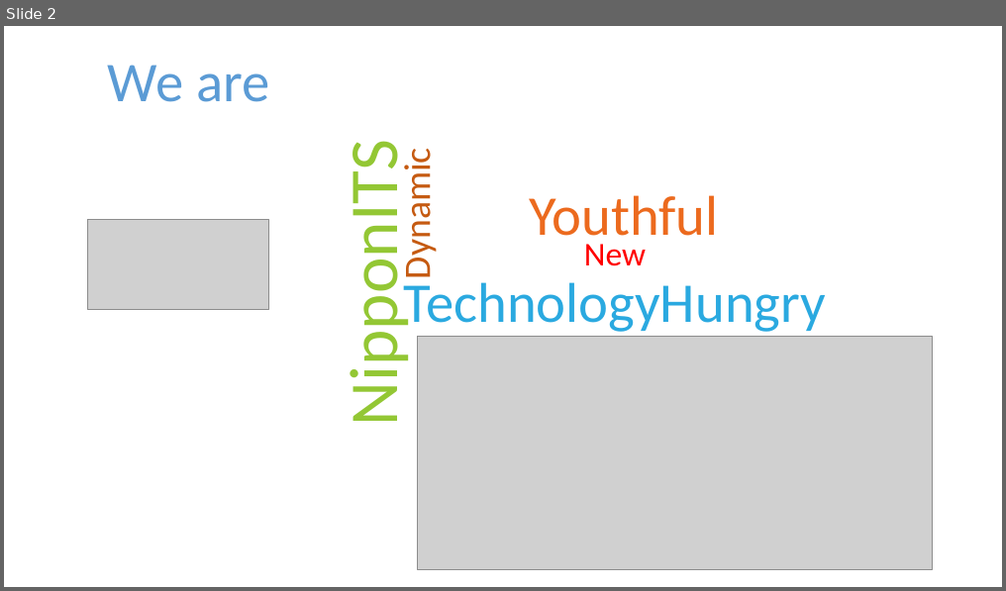
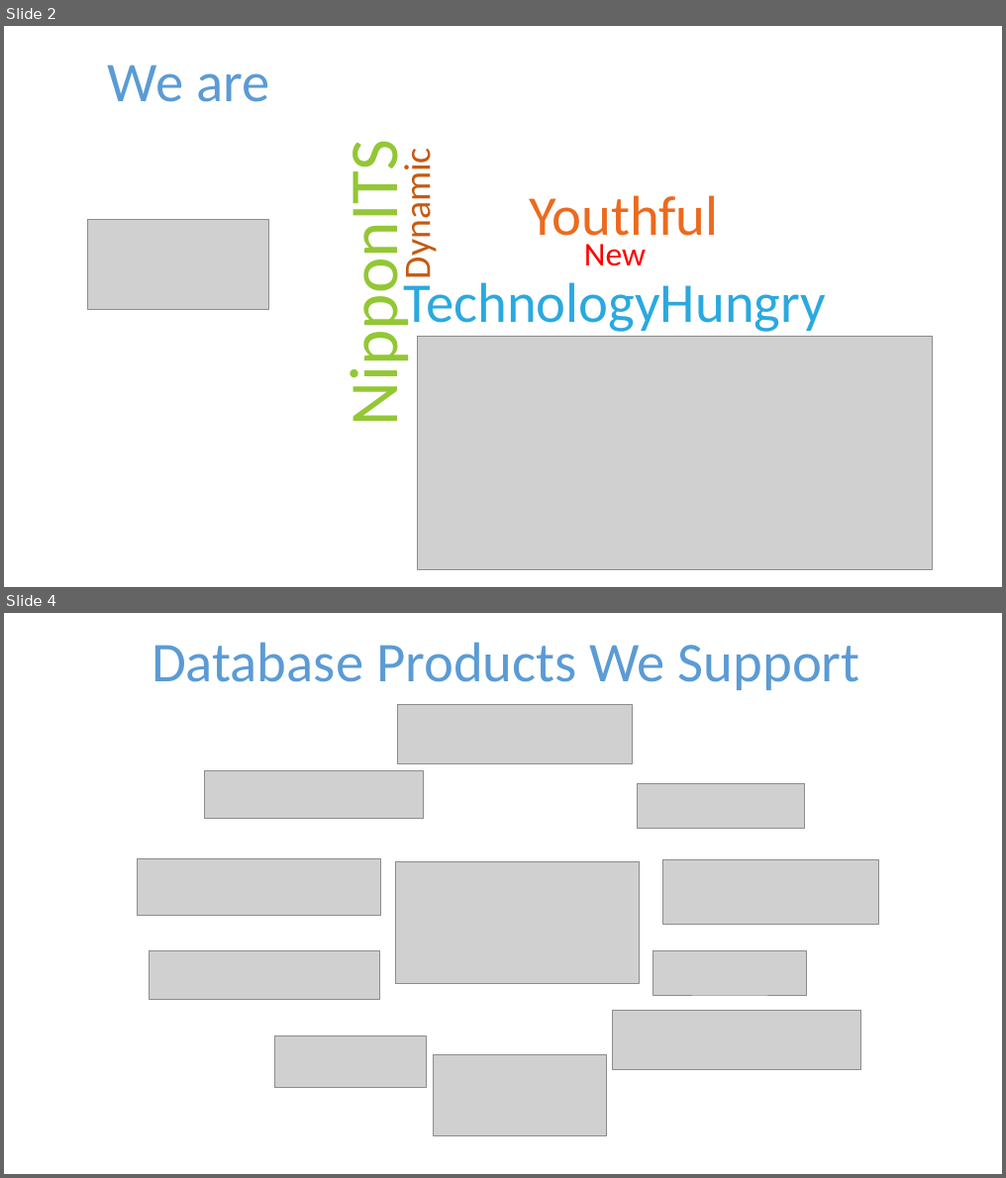
Before and after one commit to NipponITS/Nipponwebsite, a slide deck: video/Nippon IT Solutions.pptx. Shown one above the other, each under a label of ours: slide 2 before the commit, slides 2 and 4 after it; the slides between them are not shown. The pictures are 1006x591 and 1006x1178 pixels, drawn with LibreOffice and Linux fonts; fonts in the diff are those of the drawing; grey boxes stand for pictures. Boxes give left, top, right and bottom in pixels: in the first picture for what was removed or moved away, otherwise in the second. Text is boxed around its words. In the diff, an @@ line names an element or a change of style, - is before the commit and + after.

```diff
--- a/video/Nippon IT Solutions.pptx
+++ b/video/Nippon IT Solutions.pptx
@@ slide 4 added at (4,613,1002,1174), background #FFFFFF @@
@@ text added at (152,642,860,690), 54 pt, text #5B9BD5 @@
+Database Products We Support
@@ picture added at (398,705,632,764) @@
@@ picture added at (204,771,423,818) @@
@@ picture added at (637,783,804,828) @@
@@ picture added at (138,859,381,915) @@
@@ picture added at (395,862,639,984) @@
@@ picture added at (662,861,878,925) @@
@@ picture added at (150,952,380,1000) @@
@@ picture added at (653,952,807,995) @@
@@ picture added at (613,1010,862,1069) @@
@@ picture added at (275,1036,426,1088) @@
@@ picture added at (433,1056,606,1137) @@
```
Also in this commit, not shown: 3 other slides added, 25 other files.
